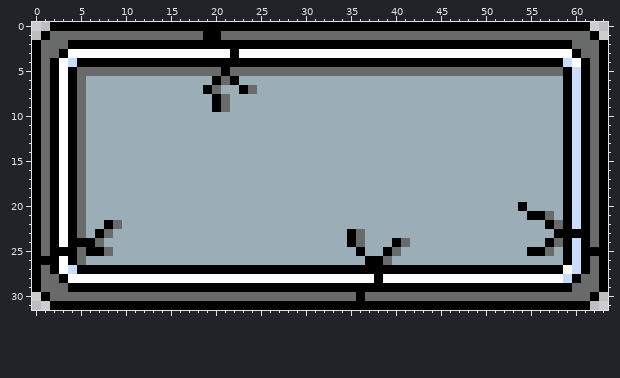
Pixel-art file, stored at Assets/Art/UI Stuff/Button.aseprite. Above is the file before it was changed.
64x32 pixels, 1 frame.
Now the later version:
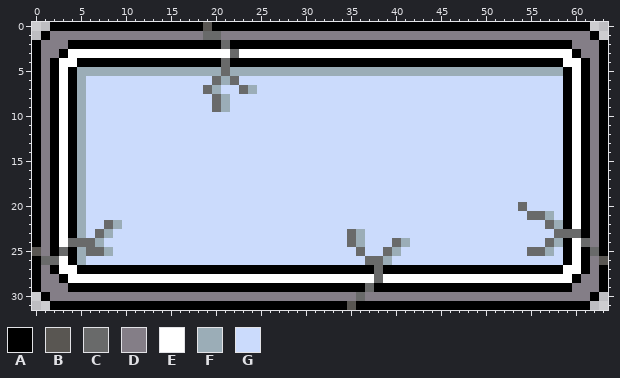
Palette (. is transparent): A #000000  B #595652  C #696a6a  D #847e87  E #ffffff  F #9badb7  G #cbdbfc
Changes in this commit:
Changed rows in their new state; - is an unchanged pixel.
first column x 0:
 0 -------------------B--------------------------------------------
 1 --DDDDDDDDDDDDDDDDDCCDDDDDDDDDDDDDDDDDDDDDDDDDDDDDDDDDDDDDDDDD--
 2 -DDD-----------------C--------------------------------------DDD-
 3 -DD-------------------C--------------------------------------DD-
 4 -D--E----------------C-------------------------------------E--D-
 5 -D---FFFFFFFFFFFFFFFFCFFFFFFFFFFFFFFFFFFFFFFFFFFFFFFFFFFFFF-E-D-
 6 -D---FGGGGGGGGGGGGGGCFCGGGGGGGGGGGGGGGGGGGGGGGGGGGGGGGGGGGG-E-D-
 7 -D---FGGGGGGGGGGGGGCFGGCFGGGGGGGGGGGGGGGGGGGGGGGGGGGGGGGGGG-E-D-
 8 -D---FGGGGGGGGGGGGGGCFGGGGGGGGGGGGGGGGGGGGGGGGGGGGGGGGGGGGG-E-D-
 9 -D---FGGGGGGGGGGGGGGCFGGGGGGGGGGGGGGGGGGGGGGGGGGGGGGGGGGGGG-E-D-
10 -D---FGGGGGGGGGGGGGGGGGGGGGGGGGGGGGGGGGGGGGGGGGGGGGGGGGGGGG-E-D-
11 -D---FGGGGGGGGGGGGGGGGGGGGGGGGGGGGGGGGGGGGGGGGGGGGGGGGGGGGG-E-D-
12 -D---FGGGGGGGGGGGGGGGGGGGGGGGGGGGGGGGGGGGGGGGGGGGGGGGGGGGGG-E-D-
13 -D---FGGGGGGGGGGGGGGGGGGGGGGGGGGGGGGGGGGGGGGGGGGGGGGGGGGGGG-E-D-
14 -D---FGGGGGGGGGGGGGGGGGGGGGGGGGGGGGGGGGGGGGGGGGGGGGGGGGGGGG-E-D-
15 -D---FGGGGGGGGGGGGGGGGGGGGGGGGGGGGGGGGGGGGGGGGGGGGGGGGGGGGG-E-D-
16 -D---FGGGGGGGGGGGGGGGGGGGGGGGGGGGGGGGGGGGGGGGGGGGGGGGGGGGGG-E-D-
17 -D---FGGGGGGGGGGGGGGGGGGGGGGGGGGGGGGGGGGGGGGGGGGGGGGGGGGGGG-E-D-
18 -D---FGGGGGGGGGGGGGGGGGGGGGGGGGGGGGGGGGGGGGGGGGGGGGGGGGGGGG-E-D-
19 -D---FGGGGGGGGGGGGGGGGGGGGGGGGGGGGGGGGGGGGGGGGGGGGGGGGGGGGG-E-D-
20 -D---FGGGGGGGGGGGGGGGGGGGGGGGGGGGGGGGGGGGGGGGGGGGGGGGGCGGGG-E-D-
21 -D---FGGGGGGGGGGGGGGGGGGGGGGGGGGGGGGGGGGGGGGGGGGGGGGGGGCCFG-E-D-
22 -D---FGGCFGGGGGGGGGGGGGGGGGGGGGGGGGGGGGGGGGGGGGGGGGGGGGGGCF-E-D-
23 -D---FGCFGGGGGGGGGGGGGGGGGGGGGGGGGGCFGGGGGGGGGGGGGGGGGGGGGCCC-D-
24 -D--CCCFGGGGGGGGGGGGGGGGGGGGGGGGGGGCFGGGCFGGGGGGGGGGGGGGGCF-ECD-
25 BD-C-FCCFGGGGGGGGGGGGGGGGGGGGGGGGGGGCGGCFGGGGGGGGGGGGGGCCFG-E-C-
26 -CC--FGGGGGGGGGGGGGGGGGGGGGGGGGGGGGGGCCFGGGGGGGGGGGGGGGGGGG-E-DB
27 -D--E---------------------------------C---------------------E-D-
28 -DD-----------------------------------C--------------------E-DD-
29 -DDD---------------------------------C----------------------DDD-
30 --DDDDDDDDDDDDDDDDDDDDDDDDDDDDDDDDDDCDDDDDDDDDDDDDDDDDDDDDDDDD--
31 -----------------------------------B----------------------------
Boxes around the changes in both pictures, in picture pixels (x1, y1, x2, y2):
changed: (32, 22, 608, 310)
